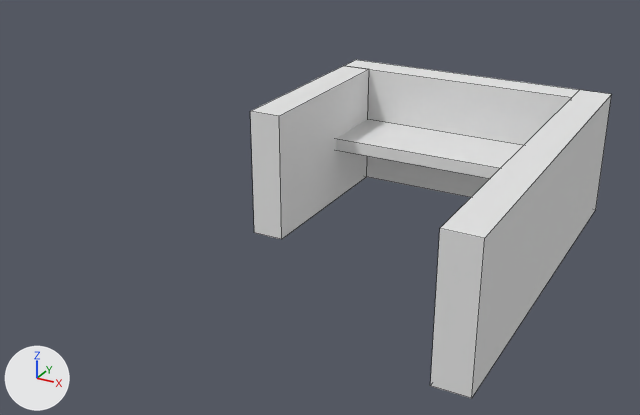
A saved change to the FBX model Unity_Projects/BasisLevelBeta/Assets/Blender_Models/Office_Models/Cubicle.fbx.
Before and after are seen from a 50 mm lens placed at (6.77, -12.11, 4.99), pointed at (0.27, -0.31, -0.91). The axes (+X, +Y, +Z) are drawn at lower left. The lights are the same throughout. Mesh edges are drawn as thin lines. Where no turn or scale is listed for an object, it has been applied to the vertices.
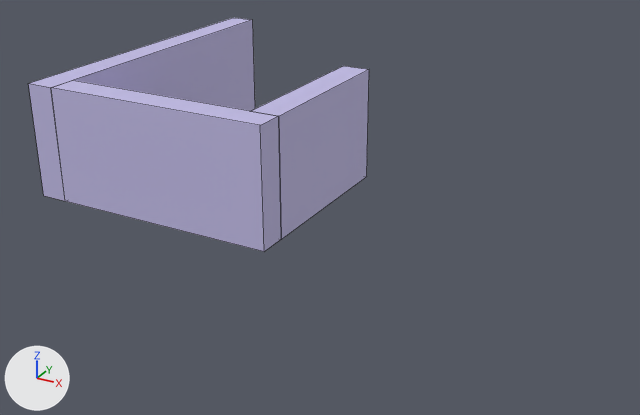
Location of each change, [x1, y1, x2, y2] in pixels of the pictures (640 x 415 px):
```json
{"object": "Cube.001", "change": "reshaped, moved, turned", "before": [336, 119, 523, 178], "after": [28, 18, 369, 252]}
{"object": "Cube", "change": "deleted", "before": [250, 60, 611, 398], "faces in mat_material_002 (white #e7e7e7)": [430, 90, 611, 398], "faces in mat_material (white #e7e7e7)": [250, 66, 369, 239], "faces in mat_material_001 (white #e7e7e7)": [345, 60, 579, 197]}
{"part": 1, "of": "me_cube_003", "change": "added", "after": [251, 66, 369, 239], "on screen": "blue"}
{"part": 2, "of": "me_cube_003", "change": "added", "after": [51, 80, 281, 252], "on screen": "blue"}
{"part": 3, "of": "me_cube_003", "change": "added", "after": [28, 18, 255, 201], "on screen": "blue"}
{"part": 4, "of": "me_cube_003", "change": "recoloured", "before": [336, 119, 523, 178]}
```

Scene script edits in JSON lines:
```json
{"op": "add", "block": "mat_matbank", "code": ["mat_matbank = principled_material('matBank')", "mat_matbank.base_color = (0.543, 0.504, 0.8)  # blue #c3bce7", "mat_matbank.roughness = 0.69"]}
{"block": "me_cube_003", "where": "# used by ob_cube_001; location = (1.81, 0.9, 0.0); scale = (2.0, 0.6, 0.1)"}
{"op": "remove", "block": "me_cube_003", "code": "me_cube_003.from_pydata(...)  # 8 vertices, 6 faces; spans x -1.0..1.0, y -1.0..1.0, z -1.0..1.0"}
{"op": "add", "block": "me_cube_003", "code": "me_cube_003.from_pydata(...)  # 32 vertices, 24 faces; spans x -1.03..1.23, y -8.18..1.83, z -10.0..10.0"}
{"block": "me_cube_003", "change": "me_cube_003 part 1: a new loose piece, a box spanning x -1.03..-0.78, y -4.0..1.0, z -10.0..10.0, in mat_matbank (blue #c3bce7)"}
{"block": "me_cube_003", "change": "me_cube_003 part 2: a new loose piece, a box spanning x -1.02..0.98, y 0.99..1.83, z -10.0..10.0, in mat_matbank (blue #c3bce7)"}
{"block": "me_cube_003", "change": "me_cube_003 part 3: a new loose piece, a box spanning x 0.98..1.23, y -8.18..1.82, z -10.0..10.0, in mat_matbank (blue #c3bce7)"}
{"block": "me_cube_003", "change": "me_cube_003 part 4: 6 faces spanning x -1.0..1.0, y -1.0..1.0, z -1.0..1.0 switch from no material to mat_matbank (blue #c3bce7)"}
{"op": "set", "path": "ob_cube_001.location", "old": "(1.81, 0.9, 0.0)", "new": "(-1.81, -0.9, 0.0)"}
{"op": "set", "path": "ob_cube_001.rotation_euler", "old": "(0.0, 0.0, 0.0)", "new": "(0.0, 0.0, -3.142)", "note": "degrees (0, 0, 0) -> degrees (0, 0, -180)"}
{"op": "remove", "block": "ob_cube", "code": ["ob_cube = bpy.data.objects.new('Cube', me_cube)", "ob_cube.location = (0.0, 0.0, 0.0)"]}
```
